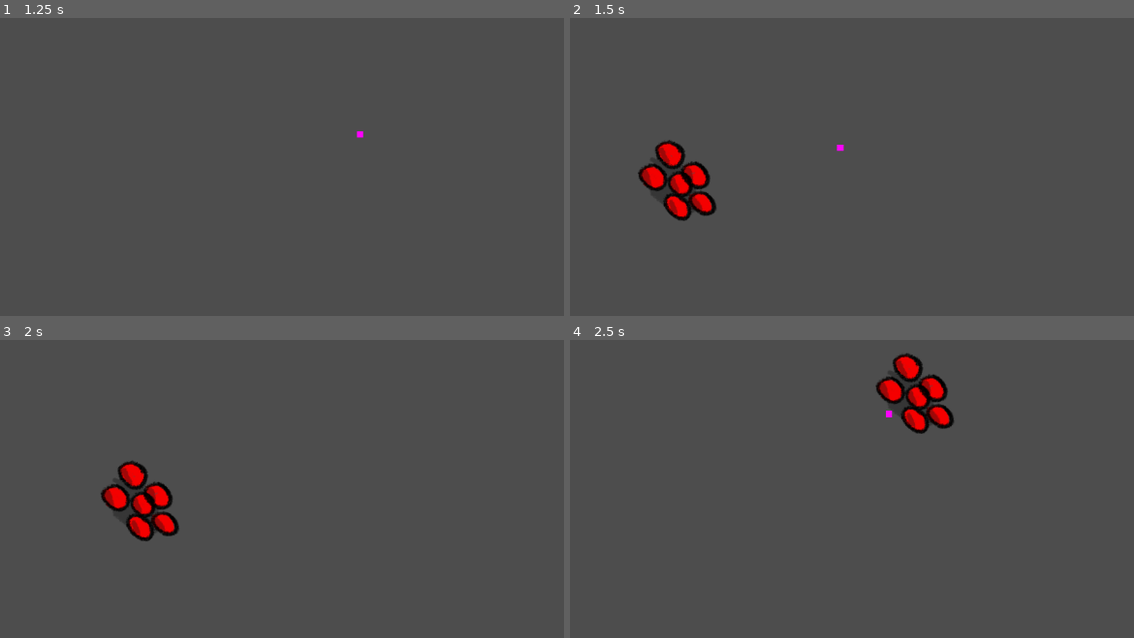
Above: before the commit, frames 1-4 (two rows, left to right).
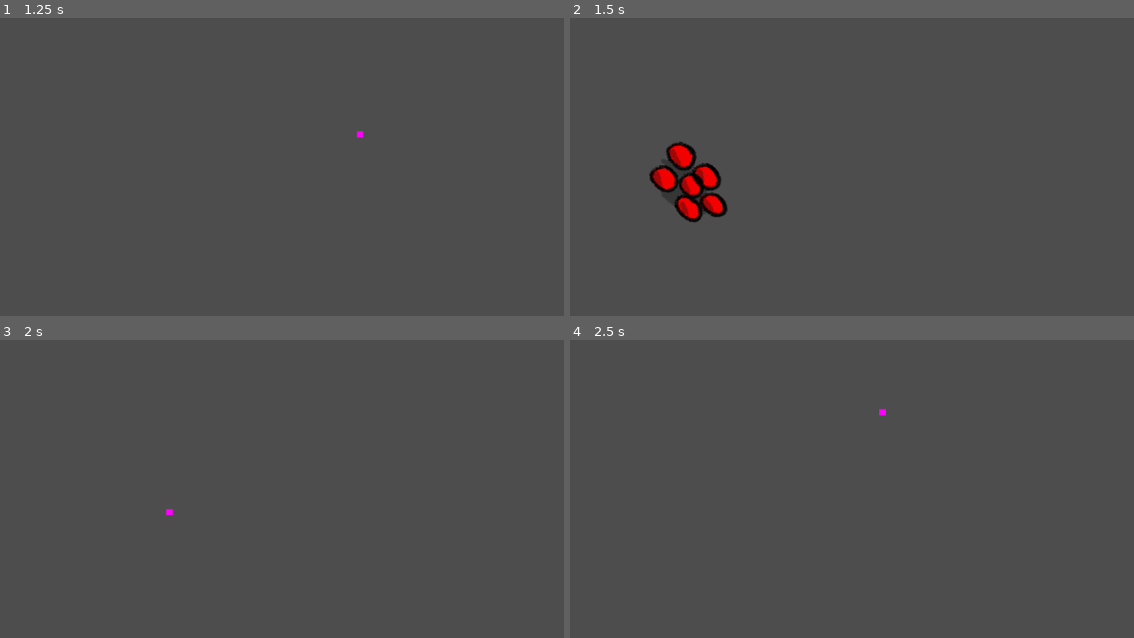
Above: after the commit, the same moments.

Repository: sixrobin/GMTK2024
Game: Godot game, scene res://game.tscn
Same seed, same stepped clock (60 frames per second), same inputs: the game is played once before the commit and once after it.
Inputs (mouse positions are in pixels of both pictures, inside the frame that each line leads up to):
- Up to frame 1 (1.25 s): tap Enter at 0.5 s; move the mouse to (445, 143) at 0.52 s; hold Space (SpawnObject) from 0.53 s (still down)
- Up to frame 2 (1.5 s): move the mouse to (688, 184) at 1.27 s; release Space (SpawnObject) at 1.28 s; tap Space (SpawnObject) at 1.35 s
- Up to frame 3 (2 s): no input
- Up to frame 4 (2.5 s): move the mouse to (925, 390) at 2.02 s; hold Space (SpawnObject) from 2.03 s (still down)

Frame 1 is identical in both runs. In frame 2, 2.5% of the frame differs, in the area x 12-49%, y 40-69%; in frame 3, 2.1%; in frame 4, 2.1%.

Commit message:
Banana gives speed boost

Diff:
--- a/prefabs/objects/banana.tscn
+++ b/prefabs/objects/banana.tscn
@@ -1,6 +1,7 @@
-[gd_scene load_steps=5 format=3 uid="uid://bpkjl0jejj4r0"]
+[gd_scene load_steps=6 format=3 uid="uid://bpkjl0jejj4r0"]
 
 [ext_resource type="Script" path="res://scripts/objects/objectOfInterest.gd" id="1_12mxu"]
+[ext_resource type="Resource" uid="uid://c6wbk57cburla" path="res://resources/small_speed_boost.tres" id="2_2bgyd"]
 [ext_resource type="Texture2D" uid="uid://bhu7ssde6f2dy" path="res://textures/environment/Banana.png" id="2_noxkg"]
 
 [sub_resource type="RectangleShape2D" id="RectangleShape2D_kfbe5"]
@@ -13,6 +14,7 @@
 script = ExtResource("1_12mxu")
 stun_duration = 0.2
 scale_factor = 1.2
+speed_modifier = ExtResource("2_2bgyd")
 
 [node name="Sprite2D" type="Sprite2D" parent="."]
 position = Vector2(-1.19209e-07, 0)
